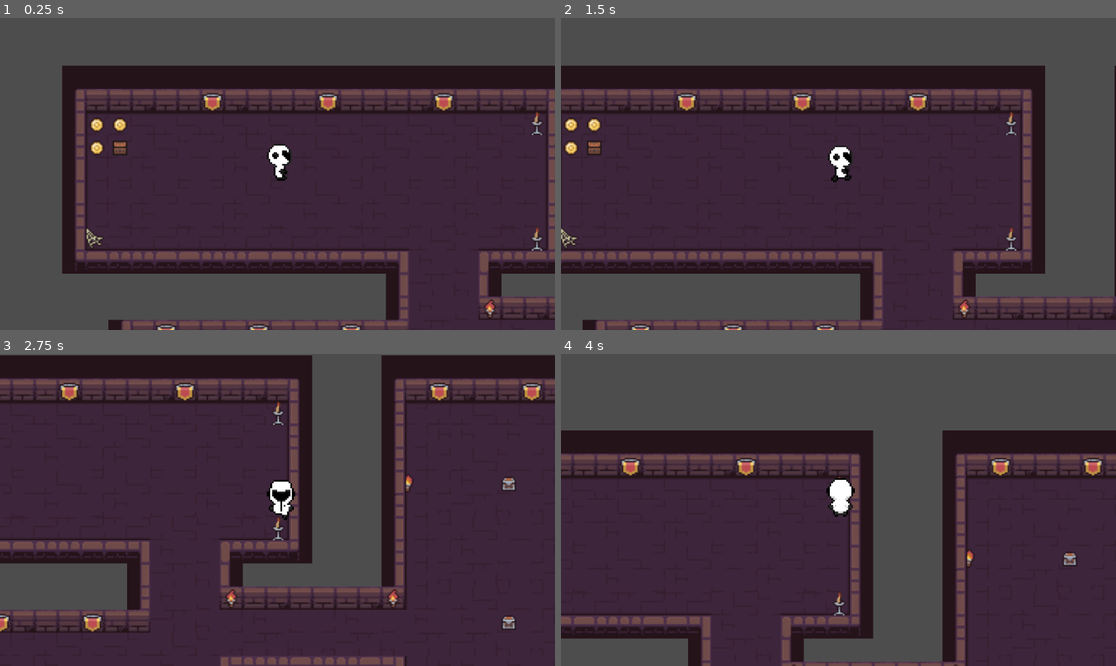
Above: before the commit, frames 1-4 (two rows, left to right).
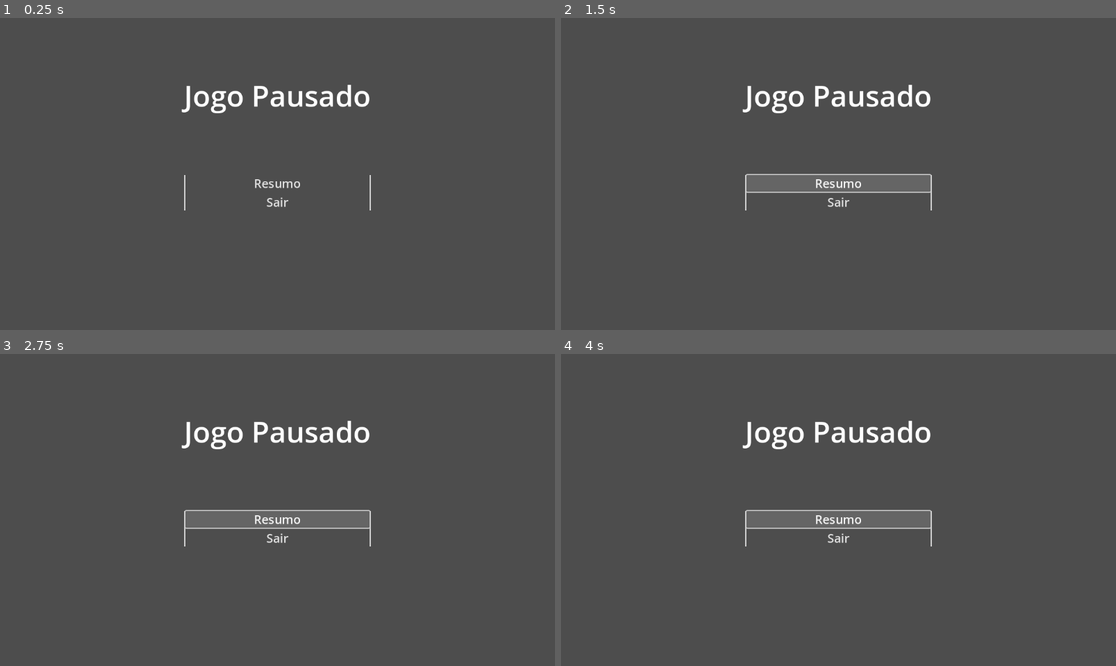
Above: after the commit, the same moments.

Repository: pHenrymelo/Ankara
Game: Godot game, scene res://scenes/pause_menu.tscn
Two runs of this game, one before a commit and one after it. Both use one fixed random seed, a clock stepped at 60 frames per second and the inputs below. Before the commit the project starts from res://scenes/medieval.tscn.
Inputs (mouse positions are in pixels of both pictures, inside the frame that each line leads up to):
- Up to frame 1 (0.25 s): no input
- Up to frame 2 (1.5 s): click (838, 183) at 0.5 s, where only the run after the commit has a clickable "Resumo"; tap Enter at 1.25 s; hold D (run_right) from 1.28 s (still down)
- Up to frame 3 (2.75 s): release D (run_right) at 2.03 s; hold S (run_down) from 2.03 s (still down)
- Up to frame 4 (4 s): release S (run_down) at 2.78 s; hold D (run_right) 2.78-3.53 s; hold W (run_up) from 3.53 s (still down)

The runs differ from the first frame. In frame 1, 62% of the frame differs, in the area x 11-100%, y 15-100%; in frame 2, 63%; in frame 3, 83%, in the area x 0-100%, y 0-100%; in frame 4, 62%.

Commit message:
game interfaces add

Diff:
--- a/project.godot
+++ b/project.godot
@@ -11,7 +11,7 @@
 [application]
 
 config/name="Ankara"
-run/main_scene="res://scenes/medieval.tscn"
+run/main_scene="res://scenes/pause_menu.tscn"
 config/features=PackedStringArray("4.3", "Forward Plus")
 config/icon="res://icon.svg"
 
--- /dev/null
+++ b/scenes/AudioController.tscn
@@ -0,0 +1,10 @@
+[gd_scene load_steps=3 format=3 uid="uid://bhgunfpj20233"]
+
+[ext_resource type="Script" path="res://scripts/audio_controller.gd" id="1_dafq4"]
+[ext_resource type="AudioStream" uid="uid://d1jo2fp5uosjy" path="res://audio/noncopyright-music-pianos-295174.mp3" id="2_lv3om"]
+
+[node name="AudioController" type="Node2D"]
+script = ExtResource("1_dafq4")
+
+[node name="music" type="AudioStreamPlayer" parent="."]
+stream = ExtResource("2_lv3om")
--- a/scenes/main menu.tscn
+++ b/scenes/main menu.tscn
@@ -1,45 +1,124 @@
-[gd_scene format=3 uid="uid://cyrmugauwnkla"]
+[gd_scene load_steps=12 format=3 uid="uid://cyrmugauwnkla"]
+
+[ext_resource type="Script" path="res://scripts/main_menu.gd" id="1_5y2hh"]
+[ext_resource type="Texture2D" uid="uid://be1jba73jku6f" path="res://pexels-jnovphoto-924824.jpg" id="2_c5gid"]
+[ext_resource type="AudioStream" uid="uid://d1jo2fp5uosjy" path="res://audio/noncopyright-music-pianos-295174.mp3" id="3_mblgg"]
+
+[sub_resource type="StyleBoxFlat" id="StyleBoxFlat_eyoi2"]
+bg_color = Color(0.6, 0.6, 0.6, 0)
+border_width_bottom = 5
+
+[sub_resource type="StyleBoxFlat" id="StyleBoxFlat_3wps2"]
+bg_color = Color(0.6, 0.6, 0.6, 0)
+border_width_left = 3
+border_width_top = 3
+border_width_right = 3
+border_width_bottom = 3
+
+[sub_resource type="StyleBoxFlat" id="StyleBoxFlat_mmk4s"]
+bg_color = Color(0.8, 0.8, 0.8, 0.192157)
+
+[sub_resource type="StyleBoxFlat" id="StyleBoxFlat_j2jju"]
+bg_color = Color(0.481789, 0.481789, 0.481789, 0)
+
+[sub_resource type="StyleBoxFlat" id="StyleBoxFlat_t0cuq"]
+bg_color = Color(0.8, 0.8, 0.8, 0.192157)
+
+[sub_resource type="StyleBoxFlat" id="StyleBoxFlat_03kfo"]
+bg_color = Color(0.712129, 0.712129, 0.712129, 0)
+
+[sub_resource type="StyleBoxFlat" id="StyleBoxFlat_x1b80"]
+bg_color = Color(0.8, 0.8, 0.8, 0.192157)
+
+[sub_resource type="StyleBoxFlat" id="StyleBoxFlat_l10ui"]
+bg_color = Color(0.703808, 0.703808, 0.703808, 0)
 
 [node name="MainMenu" type="Control"]
+process_mode = 3
 layout_mode = 3
 anchors_preset = 15
 anchor_right = 1.0
 anchor_bottom = 1.0
 grow_horizontal = 2
 grow_vertical = 2
+script = ExtResource("1_5y2hh")
 
-[node name="HBoxContainer" type="HBoxContainer" parent="."]
+[node name="TextureRect" type="TextureRect" parent="."]
 layout_mode = 1
-anchors_preset = -1
-anchor_left = 0.18125
-anchor_top = 0.8
-anchor_right = 0.81875
-anchor_bottom = 0.977778
-offset_left = -40.0
-offset_right = 144.0
-offset_bottom = 2.0
+anchors_preset = 15
+anchor_right = 1.0
+anchor_bottom = 1.0
 grow_horizontal = 2
-grow_vertical = 0
-alignment = 1
+grow_vertical = 2
+texture = ExtResource("2_c5gid")
+expand_mode = 2
+metadata/_edit_use_anchors_ = true
 
-[node name="Button" type="Button" parent="HBoxContainer"]
+[node name="MarginContainer" type="MarginContainer" parent="."]
+layout_mode = 1
+anchors_preset = 15
+anchor_right = 1.0
+anchor_bottom = 1.0
+grow_horizontal = 2
+grow_vertical = 2
+theme_override_constants/margin_left = 70
+theme_override_constants/margin_right = 70
+
+[node name="VBoxContainer" type="VBoxContainer" parent="MarginContainer"]
+layout_mode = 2
+
+[node name="PanelContainer" type="PanelContainer" parent="MarginContainer/VBoxContainer"]
+layout_mode = 2
+size_flags_vertical = 6
+theme_override_styles/panel = SubResource("StyleBoxFlat_eyoi2")
+
+[node name="Label" type="Label" parent="MarginContainer/VBoxContainer/PanelContainer"]
+layout_mode = 2
+size_flags_vertical = 3
+theme_override_font_sizes/font_size = 150
+text = "ANKARA"
+horizontal_alignment = 1
+metadata/_edit_use_anchors_ = true
+
+[node name="PanelContainer2" type="PanelContainer" parent="MarginContainer/VBoxContainer"]
+layout_mode = 2
+size_flags_vertical = 6
+theme_override_styles/panel = SubResource("StyleBoxFlat_3wps2")
+
+[node name="HBoxContainer" type="HBoxContainer" parent="MarginContainer/VBoxContainer/PanelContainer2"]
+layout_mode = 2
+size_flags_vertical = 6
+theme_override_constants/separation = 2
+metadata/_edit_use_anchors_ = true
+
+[node name="play" type="Button" parent="MarginContainer/VBoxContainer/PanelContainer2/HBoxContainer"]
 layout_mode = 2
 size_flags_horizontal = 3
-theme_override_font_sizes/font_size = 30
-text = "INICIAR"
-metadata/_edit_use_anchors_ = true
+theme_override_font_sizes/font_size = 25
+theme_override_styles/hover = SubResource("StyleBoxFlat_mmk4s")
+theme_override_styles/normal = SubResource("StyleBoxFlat_j2jju")
+text = "JOGAR"
 
-[node name="Button2" type="Button" parent="HBoxContainer"]
+[node name="option" type="Button" parent="MarginContainer/VBoxContainer/PanelContainer2/HBoxContainer"]
 layout_mode = 2
 size_flags_horizontal = 3
-theme_override_font_sizes/font_size = 30
-text = "CONFIGURAÇÕES"
-metadata/_edit_use_anchors_ = true
+theme_override_font_sizes/font_size = 25
+theme_override_styles/hover = SubResource("StyleBoxFlat_t0cuq")
+theme_override_styles/normal = SubResource("StyleBoxFlat_03kfo")
+text = "OPÇÕES"
 
-[node name="Button3" type="Button" parent="HBoxContainer"]
+[node name="exit" type="Button" parent="MarginContainer/VBoxContainer/PanelContainer2/HBoxContainer"]
 layout_mode = 2
 size_flags_horizontal = 3
-theme_override_font_sizes/font_size = 30
-text = "CRÉDITOS
-"
-metadata/_edit_use_anchors_ = true
+theme_override_font_sizes/font_size = 25
+theme_override_styles/hover = SubResource("StyleBoxFlat_x1b80")
+theme_override_styles/normal = SubResource("StyleBoxFlat_l10ui")
+text = "SAIR"
+
+[node name="AudioStreamPlayer" type="AudioStreamPlayer" parent="."]
+stream = ExtResource("3_mblgg")
+autoplay = true
+
+[connection signal="pressed" from="MarginContainer/VBoxContainer/PanelContainer2/HBoxContainer/play" to="." method="_on_play_pressed"]
+[connection signal="pressed" from="MarginContainer/VBoxContainer/PanelContainer2/HBoxContainer/option" to="." method="_on_option_pressed"]
+[connection signal="pressed" from="MarginContainer/VBoxContainer/PanelContainer2/HBoxContainer/exit" to="." method="_on_exit_pressed"]
--- /dev/null
+++ b/scenes/options_menu.tscn
@@ -0,0 +1,88 @@
+[gd_scene load_steps=8 format=3 uid="uid://b2uk0b4nhbjqu"]
+
+[ext_resource type="Script" path="res://scripts/options_menu.gd" id="1_dyuif"]
+[ext_resource type="Texture2D" uid="uid://be1jba73jku6f" path="res://pexels-jnovphoto-924824.jpg" id="2_8l5gb"]
+
+[sub_resource type="StyleBoxFlat" id="StyleBoxFlat_vjg27"]
+bg_color = Color(0.6, 0.6, 0.6, 0)
+border_width_left = 3
+border_width_right = 3
+
+[sub_resource type="StyleBoxFlat" id="StyleBoxFlat_27047"]
+bg_color = Color(0.8, 0.8, 0.8, 0.192157)
+
+[sub_resource type="StyleBoxFlat" id="StyleBoxFlat_oghih"]
+bg_color = Color(0.6, 0.6, 0.6, 0)
+
+[sub_resource type="StyleBoxFlat" id="StyleBoxFlat_aqg0o"]
+bg_color = Color(0.8, 0.8, 0.8, 0.192157)
+
+[sub_resource type="StyleBoxFlat" id="StyleBoxFlat_228mb"]
+bg_color = Color(0.6, 0.6, 0.6, 0)
+
+[node name="OptionsMenu" type="Control"]
+layout_mode = 3
+anchors_preset = 15
+anchor_right = 1.0
+anchor_bottom = 1.0
+grow_horizontal = 2
+grow_vertical = 2
+script = ExtResource("1_dyuif")
+
+[node name="TextureRect" type="TextureRect" parent="."]
+layout_mode = 1
+anchors_preset = 15
+anchor_right = 1.0
+anchor_bottom = 1.0
+grow_horizontal = 2
+grow_vertical = 2
+texture = ExtResource("2_8l5gb")
+expand_mode = 2
+metadata/_edit_use_anchors_ = true
+
+[node name="MarginContainer" type="MarginContainer" parent="."]
+layout_mode = 1
+anchors_preset = 15
+anchor_right = 1.0
+anchor_bottom = 1.0
+grow_horizontal = 2
+grow_vertical = 2
+theme_override_constants/margin_left = 400
+theme_override_constants/margin_right = 400
+metadata/_edit_use_anchors_ = true
+
+[node name="VBoxContainer" type="VBoxContainer" parent="MarginContainer"]
+layout_mode = 2
+metadata/_edit_use_anchors_ = true
+
+[node name="Label" type="Label" parent="MarginContainer/VBoxContainer"]
+layout_mode = 2
+size_flags_horizontal = 4
+size_flags_vertical = 6
+theme_override_font_sizes/font_size = 65
+text = "OPÇÕES"
+
+[node name="PanelContainer" type="PanelContainer" parent="MarginContainer/VBoxContainer"]
+layout_mode = 2
+size_flags_vertical = 2
+theme_override_styles/panel = SubResource("StyleBoxFlat_vjg27")
+
+[node name="VBoxContainer" type="VBoxContainer" parent="MarginContainer/VBoxContainer/PanelContainer"]
+layout_mode = 2
+size_flags_vertical = 2
+
+[node name="vol" type="Button" parent="MarginContainer/VBoxContainer/PanelContainer/VBoxContainer"]
+layout_mode = 2
+theme_override_font_sizes/font_size = 20
+theme_override_styles/hover = SubResource("StyleBoxFlat_27047")
+theme_override_styles/normal = SubResource("StyleBoxFlat_oghih")
+text = "Volume"
+
+[node name="back" type="Button" parent="MarginContainer/VBoxContainer/PanelContainer/VBoxContainer"]
+layout_mode = 2
+theme_override_font_sizes/font_size = 20
+theme_override_styles/hover = SubResource("StyleBoxFlat_aqg0o")
+theme_override_styles/normal = SubResource("StyleBoxFlat_228mb")
+text = "Back"
+
+[connection signal="pressed" from="MarginContainer/VBoxContainer/PanelContainer/VBoxContainer/back" to="." method="_on_back_pressed"]
--- /dev/null
+++ b/scenes/pause_menu.tscn
@@ -0,0 +1,68 @@
+[gd_scene load_steps=6 format=3 uid="uid://dra2dbcj6xldm"]
+
+[sub_resource type="StyleBoxFlat" id="StyleBoxFlat_2ojil"]
+bg_color = Color(0.6, 0.6, 0.6, 0)
+border_width_left = 3
+border_width_right = 3
+
+[sub_resource type="StyleBoxFlat" id="StyleBoxFlat_378m4"]
+bg_color = Color(0.8, 0.8, 0.8, 0.192157)
+
+[sub_resource type="StyleBoxFlat" id="StyleBoxFlat_30v86"]
+bg_color = Color(0.6, 0.6, 0.6, 0)
+
+[sub_resource type="StyleBoxFlat" id="StyleBoxFlat_u03ql"]
+bg_color = Color(0.8, 0.8, 0.8, 0.192157)
+
+[sub_resource type="StyleBoxFlat" id="StyleBoxFlat_y8qxi"]
+bg_color = Color(0.6, 0.6, 0.6, 0)
+
+[node name="PauseMenu" type="Control"]
+layout_mode = 3
+anchors_preset = 15
+anchor_right = 1.0
+anchor_bottom = 1.0
+grow_horizontal = 2
+grow_vertical = 2
+
+[node name="MarginContainer" type="MarginContainer" parent="."]
+layout_mode = 1
+anchors_preset = 15
+anchor_right = 1.0
+anchor_bottom = 1.0
+grow_horizontal = 2
+grow_vertical = 2
+metadata/_edit_use_anchors_ = true
+
+[node name="VBoxContainer" type="VBoxContainer" parent="MarginContainer"]
+layout_mode = 2
+size_flags_horizontal = 4
+
+[node name="Label" type="Label" parent="MarginContainer/VBoxContainer"]
+layout_mode = 2
+size_flags_vertical = 6
+theme_override_font_sizes/font_size = 60
+text = "Jogo Pausado"
+
+[node name="PanelContainer" type="PanelContainer" parent="MarginContainer/VBoxContainer"]
+layout_mode = 2
+size_flags_vertical = 2
+theme_override_styles/panel = SubResource("StyleBoxFlat_2ojil")
+
+[node name="VBoxContainer" type="VBoxContainer" parent="MarginContainer/VBoxContainer/PanelContainer"]
+layout_mode = 2
+size_flags_vertical = 2
+
+[node name="resumo" type="Button" parent="MarginContainer/VBoxContainer/PanelContainer/VBoxContainer"]
+layout_mode = 2
+theme_override_font_sizes/font_size = 25
+theme_override_styles/hover = SubResource("StyleBoxFlat_378m4")
+theme_override_styles/normal = SubResource("StyleBoxFlat_30v86")
+text = "Resumo"
+
+[node name="sair" type="Button" parent="MarginContainer/VBoxContainer/PanelContainer/VBoxContainer"]
+layout_mode = 2
+theme_override_font_sizes/font_size = 25
+theme_override_styles/hover = SubResource("StyleBoxFlat_u03ql")
+theme_override_styles/normal = SubResource("StyleBoxFlat_y8qxi")
+text = "Sair"
--- /dev/null
+++ b/scripts/audio_controller.gd
@@ -0,0 +1,13 @@
+extends Node2D
+
+@export var mute: bool = false
+
+# Called when the node enters the scene tree for the first time.
+func _ready() -> void:
+	if not mute:
+		play_music()
+
+
+func play_music():
+	if not mute:
+		$music.play()
--- /dev/null
+++ b/scripts/main_menu.gd
@@ -0,0 +1,15 @@
+extends Control
+
+var music_player: AudioStreamPlayer
+
+func _ready() -> void:
+		AudioController.play_music()
+
+func _on_play_pressed() -> void:
+	get_tree().change_scene_to_file("res://scenes/medieval.tscn")
+
+func _on_option_pressed() -> void:
+	get_tree().change_scene_to_file("res://scenes/options_menu.tscn")
+
+func _on_exit_pressed() -> void:
+	get_tree().quit()
--- /dev/null
+++ b/scripts/options_menu.gd
@@ -0,0 +1,7 @@
+extends Control
+
+func _on_volume_pressed() -> void:
+	pass # Replace with function body.
+
+func _on_back_pressed() -> void:
+	get_tree().change_scene_to_file("res://scenes/main menu.tscn")
Not shown, added: audio/Metal slug 3 hard water soundtrack.mp3.import
Not shown, added: audio/noncopyright-music-pianos-295174.mp3.import
Not shown, added: audio/relaxing-guitar-loop-v5-245859.mp3.import
Binary file added: pexels-jnovphoto-924824.jpg
Not shown, added: pexels-jnovphoto-924824.jpg.import
Binary file added: with-bg-1047-l1l8fpamll_thumbnail-1080_07.png
Not shown, added: with-bg-1047-l1l8fpamll_thumbnail-1080_07.png.import
Not shown, added: audio/Metal slug 3 hard water soundtrack.mp3
Not shown, added: audio/noncopyright-music-pianos-295174.mp3
Not shown, added: audio/relaxing-guitar-loop-v5-245859.mp3
